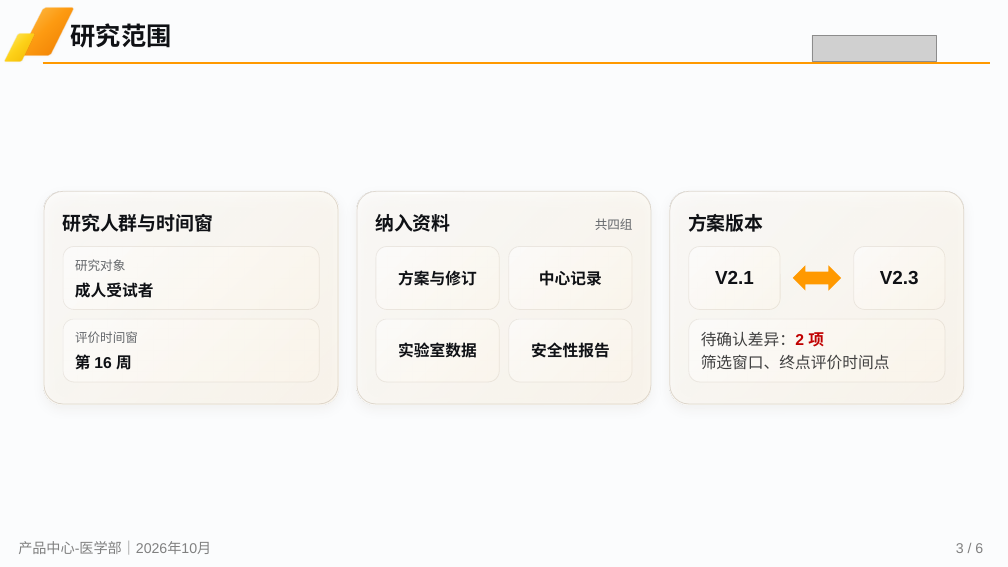
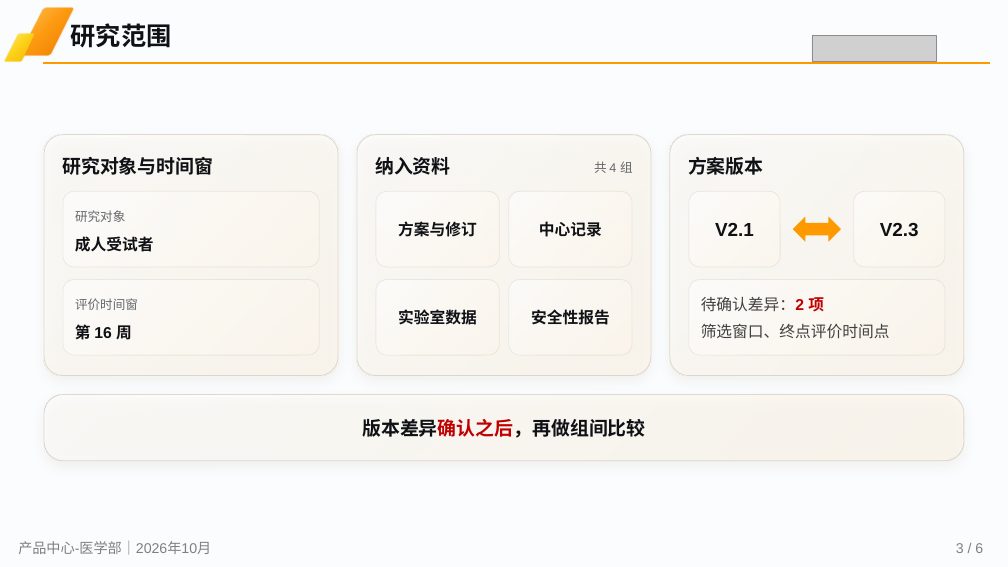
Before and after one commit to smkzw/kangzhe-design, a slide deck: slide 3 of examples/reference/pptx-default/kangzhe_integrity_default.pptx. Drawn at 1008x567 pixels with LibreOffice and Linux fonts; fonts in the diff are those of the drawing; grey boxes stand for pictures; background and template pictures are left out. Boxes give left, top, right and bottom in pixels: in the first picture for what was removed or moved away, otherwise in the second. Text is boxed around its words. In the diff, an @@ line names an element or a change of style, - is before the commit and + after.

```diff
--- a/examples/reference/pptx-default/kangzhe_integrity_default.pptx
+++ b/examples/reference/pptx-default/kangzhe_integrity_default.pptx
@@ rounded rectangle: place and size @@
-rounded rectangle at box(44, 191, 338, 404)
+rounded rectangle at box(44, 135, 338, 376)
@@ rounded rectangle: place and size @@
-rounded rectangle at box(357, 191, 651, 404)
+rounded rectangle at box(357, 135, 651, 376)
@@ rounded rectangle: place and size @@
-rounded rectangle at box(670, 191, 964, 404)
+rounded rectangle at box(670, 135, 964, 376)
@@ 3 rectangles, 2 texts: place and size @@
-3 rectangles, 2 texts at box(63, 192, 777, 232)
+3 rectangles, 2 texts at box(63, 135, 777, 175)
@@ text at box(62, 157, 213, 175): text changed @@
-研究人群与时间窗
+研究对象与时间窗
@@ text at box(594, 161, 633, 173): text changed @@
-共四组
+共 4 组
@@ rounded rectangle: place and size @@
-rounded rectangle at box(63, 247, 319, 309)
+rounded rectangle at box(63, 191, 319, 267)
@@ rounded rectangle: place and size @@
-rounded rectangle at box(376, 247, 499, 309)
+rounded rectangle at box(376, 191, 499, 267)
@@ rounded rectangle: place and size @@
-rounded rectangle at box(509, 247, 632, 309)
+rounded rectangle at box(509, 191, 632, 267)
@@ rounded rectangle: place and size @@
-rounded rectangle at box(689, 247, 780, 309)
+rounded rectangle at box(689, 191, 780, 267)
@@ proportions changed in 12 elements at box(63, 280, 319, 355), box(689, 280, 945, 355), box(509, 280, 632, 355), box(376, 280, 499, 355), box(44, 135, 338, 376), box(357, 135, 651, 376), box(670, 135, 964, 376), box(63, 191, 319, 267), box(509, 191, 632, 267), box(376, 191, 499, 267), box(689, 191, 780, 267), box(854, 191, 945, 267) @@
@@ rounded rectangle: place and size @@
-rounded rectangle at box(854, 247, 945, 309)
+rounded rectangle at box(854, 191, 945, 267)
@@ 3 texts, 1 left right arrow: place and size @@
-3 texts, 1 left right arrow at box(75, 259, 842, 290)
+3 texts, 1 left right arrow at box(75, 210, 842, 241)
@@ 3 texts: place and size @@
-3 texts at box(75, 271, 919, 298)
+3 texts at box(75, 223, 919, 252)
@@ rounded rectangle: place and size @@
-rounded rectangle at box(63, 319, 319, 382)
+rounded rectangle at box(63, 280, 319, 355)
@@ text "评价时间窗": place and size @@
-text "评价时间窗" at box(75, 331, 138, 343)
+text "评价时间窗" at box(75, 298, 138, 310)
@@ rounded rectangle: place and size @@
-rounded rectangle at box(376, 319, 499, 382)
+rounded rectangle at box(376, 280, 499, 355)
@@ rounded rectangle: place and size @@
-rounded rectangle at box(509, 319, 632, 382)
+rounded rectangle at box(509, 280, 632, 355)
@@ rounded rectangle: place and size @@
-rounded rectangle at box(689, 319, 945, 382)
+rounded rectangle at box(689, 280, 945, 355)
@@ text "待确认差异：2 项": place and size @@
-text "待确认差异：2 项" at box(701, 332, 824, 347)
+text "待确认差异：2 项" at box(701, 297, 824, 312)
@@ 4 texts: place and size @@
-4 texts at box(75, 342, 890, 370)
+4 texts at box(75, 309, 890, 340)
@@ rounded rectangle added at box(44, 395, 964, 461), fill gradient #FFFDFB to #FFFBF2 to #FFF5E4, outline #BEB2A1 0.75 pt @@
@@ rectangle added at box(63, 395, 339, 397), fill gradient #FFFFFF @@
@@ text added at box(362, 419, 645, 438), 18 pt, text #0F1115, bold @@
+版本差异确认之后，再做组间比较
```
Also in this commit, not shown: 5 other slides changed, 44 other files.
